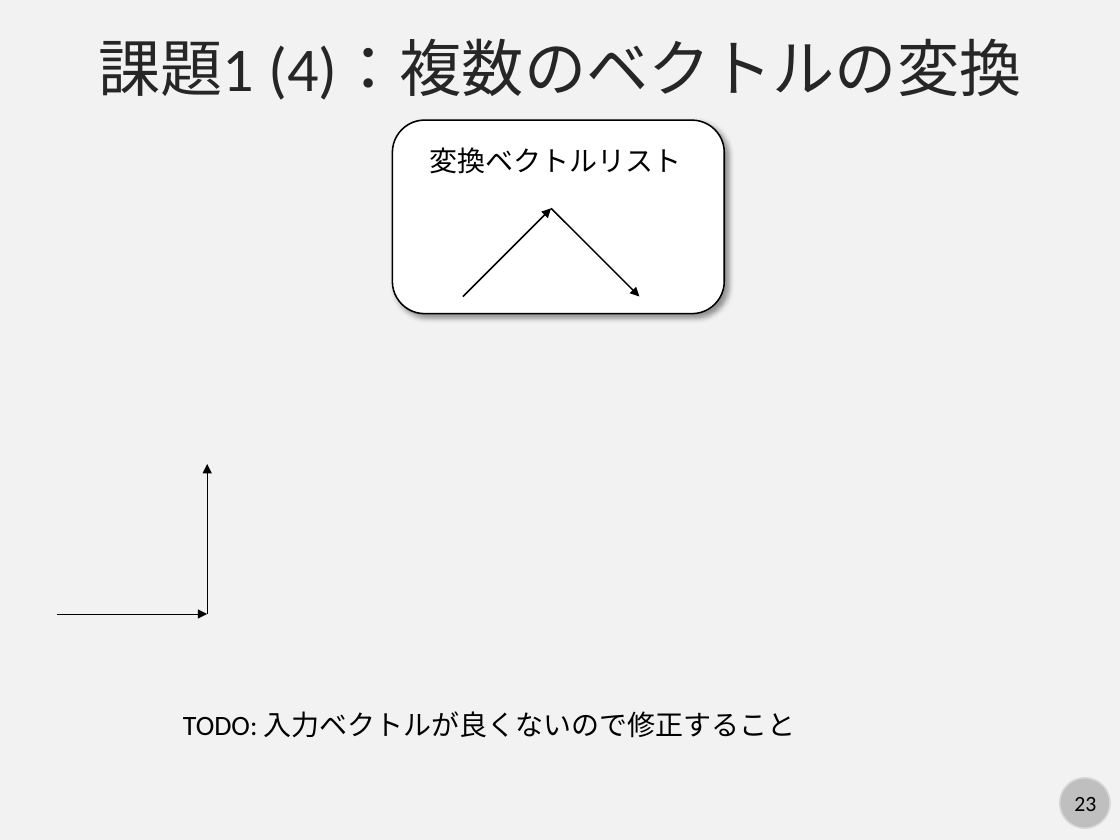
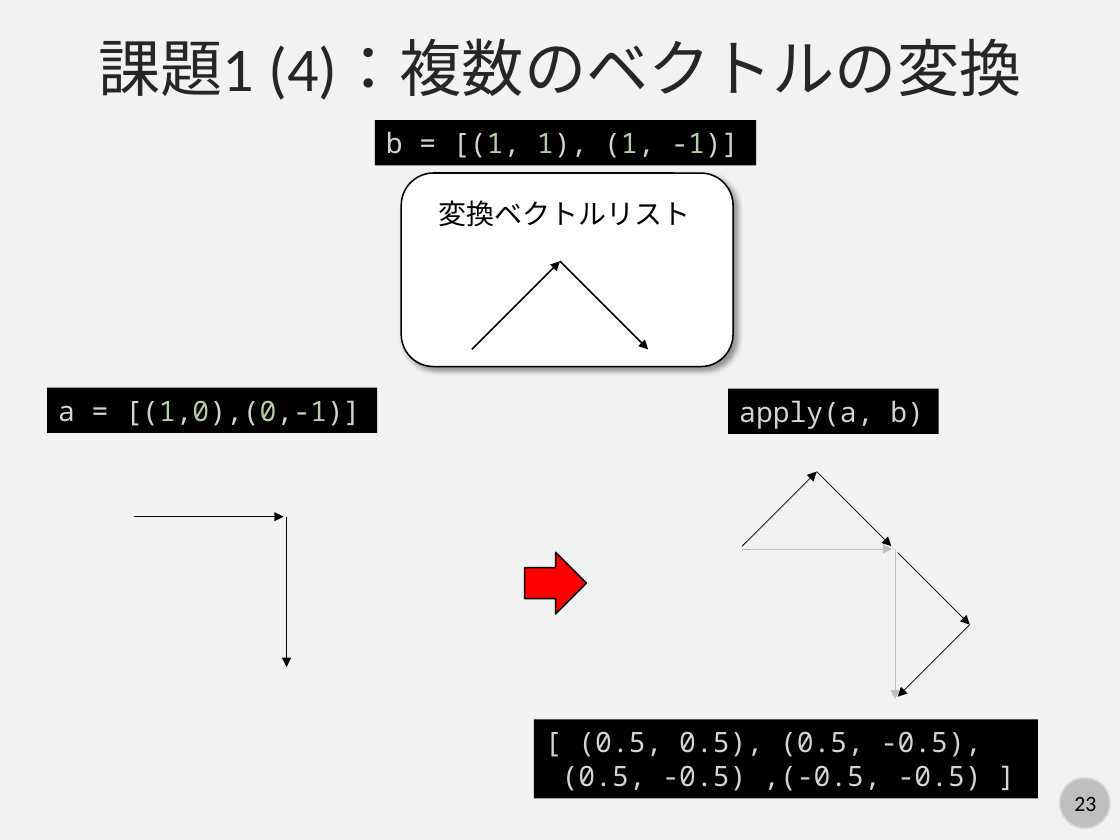
Before and after one commit to kaityo256/python_zero, a slide deck: slide 23 of list/fig/slide.pptx. Drawn at 1120x840 pixels with LibreOffice and Linux fonts; fonts in the diff are those of the drawing. Boxes give left, top, right and bottom in pixels: in the first picture for what was removed or moved away, otherwise in the second. Text is boxed around its words. In the diff, an @@ line names an element or a change of style, - is before the commit and + after.

```diff
--- a/list/fig/slide.pptx
+++ b/list/fig/slide.pptx
@@ rectangle added at bbox=[375, 120, 756, 165], fill #000000, 18 pt, text #D4D4D4 @@
+b = [(1, 1), (1, -1)]
@@ 2 arrows, 1 rounded rectangle: place and size @@
-2 arrows, 1 rounded rectangle at bbox=[392, 120, 724, 314]
+2 arrows, 1 rounded rectangle at bbox=[401, 174, 732, 367]
@@ text "変換ベクトルリスト": place and size @@
-text "変換ベクトルリスト" at bbox=[430, 147, 682, 174]
+text "変換ベクトルリスト" at bbox=[439, 200, 691, 227]
@@ rectangle added at bbox=[47, 388, 377, 432], fill #000000, 18 pt, text #D4D4D4 @@
+a = [(1,0),(0,-1)]
@@ rectangle added at bbox=[728, 389, 939, 433], fill #000000, 18 pt, text #D4D4D4 @@
+apply(a, b)
@@ arrow added from (743, 547) to (816, 472), #000000 0.5 pt @@
@@ arrow added from (816, 472) to (892, 547), #000000 0.5 pt @@
@@ arrow moved from (57, 614) - (207, 614) to (133, 516) - (283, 516) @@
@@ arrow moved from (207, 614) - (207, 464) to (287, 666) - (287, 517) @@
@@ arrow (287, 666) - (287, 517): arrowheads changed @@
@@ right arrow added at bbox=[525, 552, 587, 614], fill #FF0000, outline #000000 1 pt @@
@@ arrow added from (743, 549) to (893, 549), #BFBFBF 0.5 pt @@
@@ arrow added from (895, 550) to (895, 699), #BFBFBF 0.5 pt @@
@@ arrow added from (897, 552) to (970, 625), #000000 0.5 pt @@
@@ arrow added from (970, 625) to (897, 697), #000000 0.5 pt @@
@@ text removed at bbox=[183, 711, 796, 738] @@
-TODO: 入力ベクトルが良くないので修正すること
@@ rectangle added at bbox=[534, 719, 1038, 799], fill #000000, 18 pt, text #D4D4D4 @@
+[ (0.5, 0.5), (0.5, -0.5),
+(0.5, -0.5) ,(-0.5, -0.5) ]
```
Also in this commit, not shown: 1 other slide changed, 2 slides added, 2 other files.
